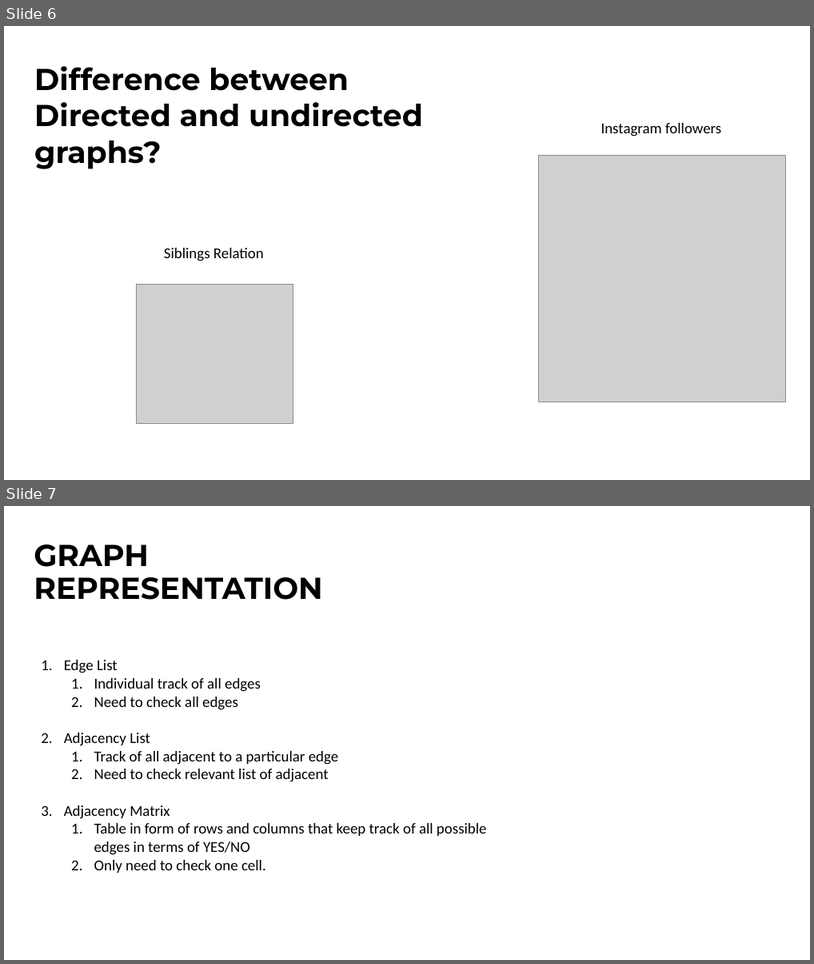
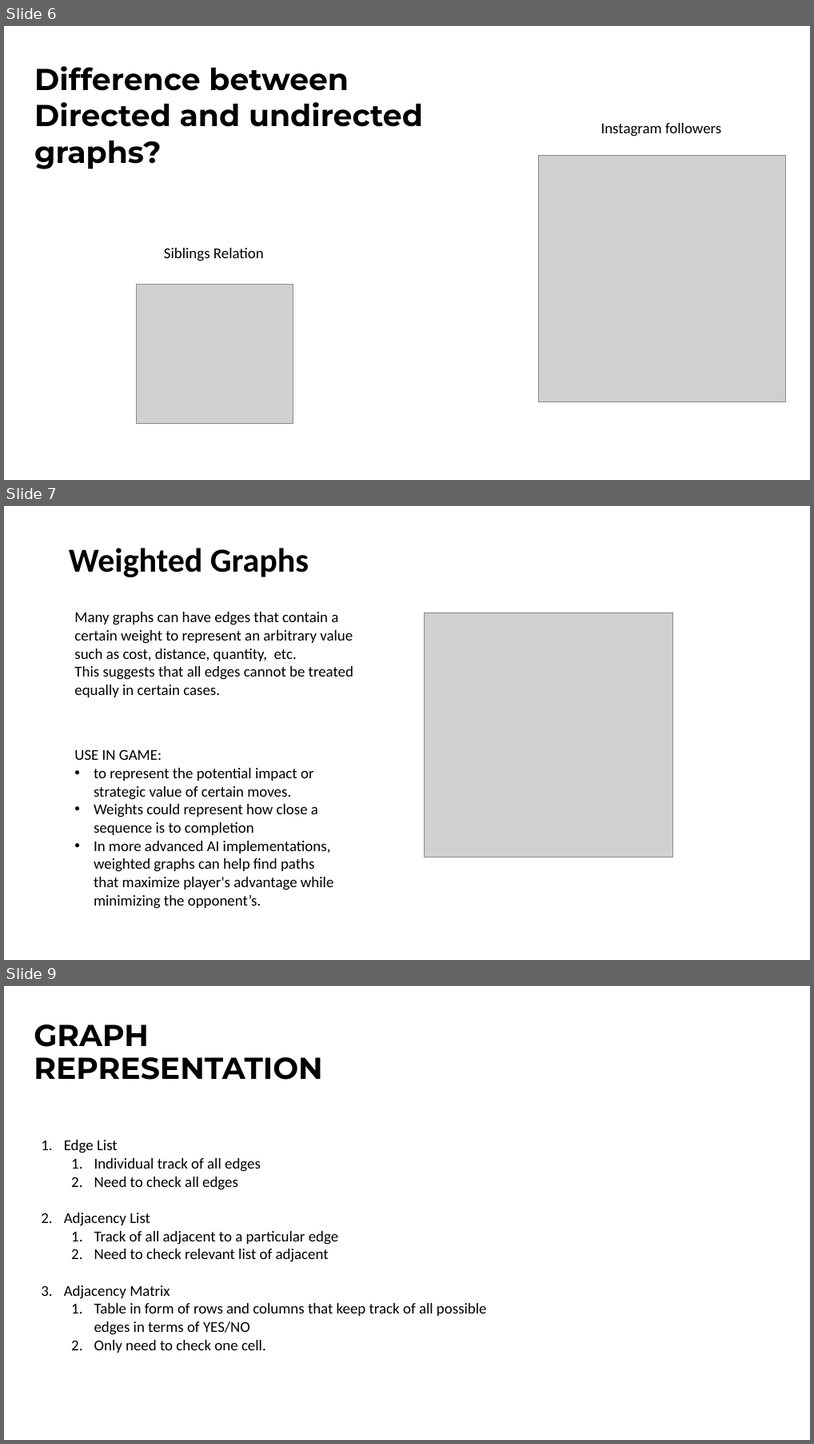
Before and after one commit to ibmbt/group5_graphtheory, a slide deck: group5_graphtheory.pptx. Shown one above the other, each under a label of ours: slides 6 and 7 before the commit, slides 6, 7 and 9 after it; the slides between them are not shown. The pictures are 814x964 and 814x1444 pixels, drawn with LibreOffice and Linux fonts; fonts in the diff are those of the drawing; grey boxes stand for pictures. Boxes give left, top, right and bottom in pixels: in the first picture for what was removed or moved away, otherwise in the second. Text is boxed around its words. In the diff, an @@ line names an element or a change of style, - is before the commit and + after.

```diff
--- a/group5_graphtheory.pptx
+++ b/group5_graphtheory.pptx
@@ slide 7 added at (4,506,810,960), background #FFFFFF @@
@@ text added at (69,548,309,577), 40 pt, text #000000, bold @@
+Weighted Graphs
@@ text added at (74,612,354,697), 18 pt, text #000000 @@
+Many graphs can have edges that contain a certain weight to represent an arbitrary value such as cost, distance, quantity, etc.
+This suggests that all edges cannot be treated equally in certain cases.
@@ picture added at (425,612,673,857) @@
@@ text added at (74,749,334,908), 18 pt, text #000000 @@
+USE IN GAME:
+• to represent the potential impact or strategic value of certain moves.
+• Weights could represent how close a sequence is to completion
+• In more advanced AI implementations, weighted graphs can help find paths that maximize player's advantage while minimizing the opponent’s.
@@ what was slide 7 is now slide 9 @@
```
Also in this commit, not shown: 2 other slides added, 1 slide removed, 1 other file.
